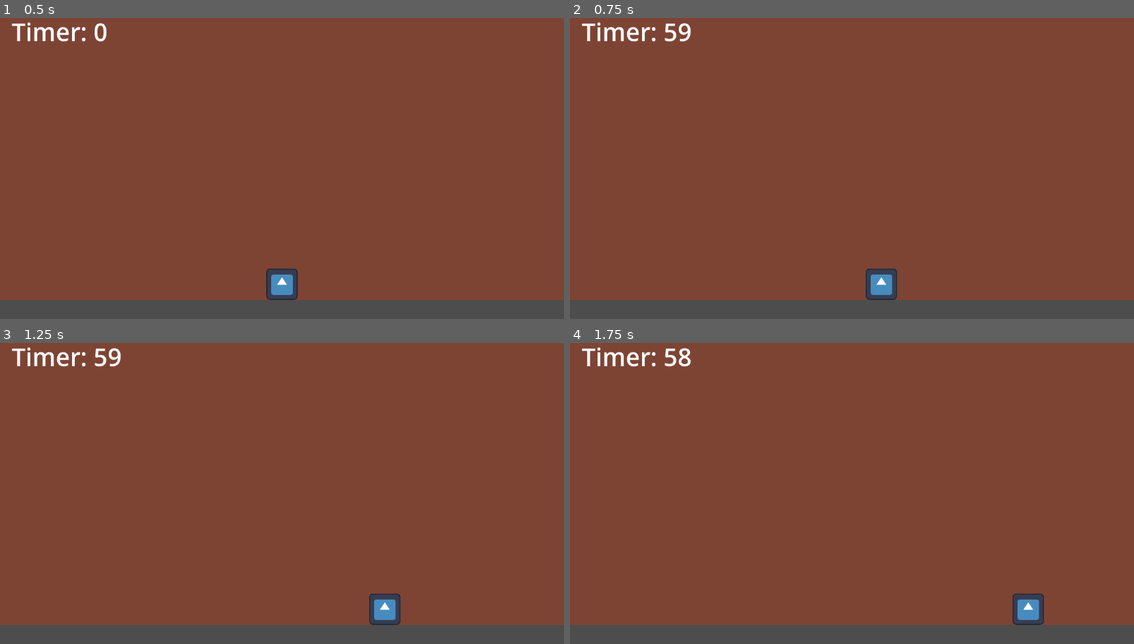
Above: before the commit, frames 1-4 (two rows, left to right).
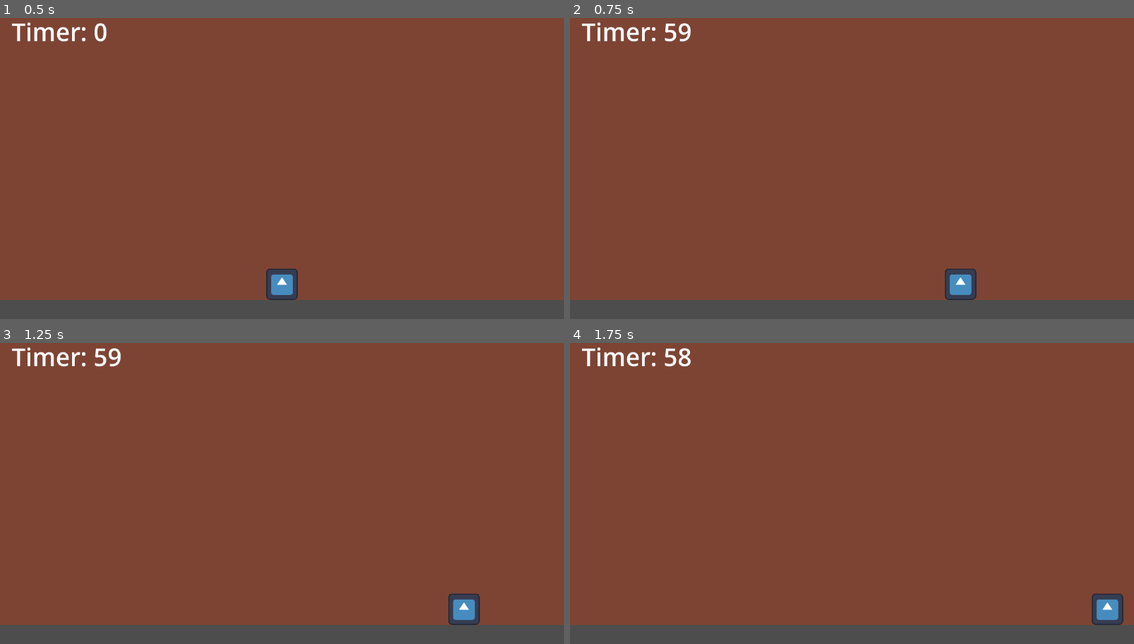
Above: after the commit, the same moments.

Repository: elftmann1/Theater-Rush
Game: Godot game, scene res://Scenes/Game.tscn
Two runs of this game, one before a commit and one after it. Both use one fixed random seed, a clock stepped at 60 frames per second and the inputs below. The project has no main scene, so this scene is started directly. The engine's default icon, where the game draws it, is replaced by a stand-in: a white triangle on a blue panel in a dark square.
Inputs:
- Up to frame 1 (0.5 s): no input
- Up to frame 2 (0.75 s): tap Enter (ui_accept) at 0.5 s; hold Right (Right) from 0.53 s (still down); tap Space (Dash, bound only after the commit) at 0.6 s
- Up to frame 3 (1.25 s): keep holding Right (Right); tap Enter (ui_accept) at 0.77 s
- Up to frame 4 (1.75 s): keep holding Right (Right); tap Space (Dash, bound only after the commit) at 1.35 s; tap Enter (ui_accept) at 1.52 s

Frame 1 is identical in both runs. In frame 2, 1.2% of the frame differs, in the area x 52-73%, y 83-94%; in frame 3, 1.2%; in frame 4, 1.2%, in the area x 78-99%, y 83-94%.

Commit message:
Added dash mechanic with timer

Diff:
--- a/Scenes/Game.tscn
+++ b/Scenes/Game.tscn
@@ -41,6 +41,7 @@
 scale = Vector2(0.5, 0.5)
 collision_mask = 2
 speed = 300
+dash_speed = 10000
 
 [node name="Camera2D" type="Camera2D" parent="."]
 z_index = 5
--- a/Scenes/character_body_2d.tscn
+++ b/Scenes/character_body_2d.tscn
@@ -15,3 +15,7 @@
 [node name="CollisionShape2D" type="CollisionShape2D" parent="."]
 scale = Vector2(6.425, 6.425)
 shape = SubResource("RectangleShape2D_ij6vw")
+
+[node name="Timer" type="Timer" parent="."]
+wait_time = 3.0
+one_shot = true
--- a/Scripts/character_body_2d.gd
+++ b/Scripts/character_body_2d.gd
@@ -4,14 +4,22 @@
 signal player_died
 @export var speed: int = 100
 @export var health: float = 3
+@export var dash_speed: int = 10000
+@onready var timer: Timer = $Timer
 
 func _ready():
 	while isMoving():
 		await get_tree().process_frame
 	is_moving.emit()
 
-func _process(delta: float) -> void:
-	velocity.x = Input.get_axis("Left","Right") * speed
+func _physics_process(delta: float) -> void:
+
+	if timer.is_stopped() and Input.is_action_just_pressed("Dash"):
+		velocity.x = Input.get_axis("Left","Right") * dash_speed
+		print("dash")
+		timer.start()
+	else:
+		velocity.x = Input.get_axis("Left","Right") * speed
 	velocity.y -= -9
 	move_and_slide()
 
--- a/project.godot
+++ b/project.godot
@@ -40,3 +40,8 @@
 , Object(InputEventKey,"resource_local_to_scene":false,"resource_name":"","device":-1,"window_id":0,"alt_pressed":false …(183 unchanged characters)…
 ]
 }
+Dash={
+"deadzone": 0.2,
+"events": [Object(InputEventKey,"resource_local_to_scene":false,"resource_name":"","device":-1,"window_id":0,"alt_pressed":false,"shift_pressed":false,"ctrl_pressed":false,"meta_pressed":false,"pressed":false,"keycode":0,"physical_keycode":32,"key_label":0,"unicode":32,"location":0,"echo":false,"script":null)
+]
+}
